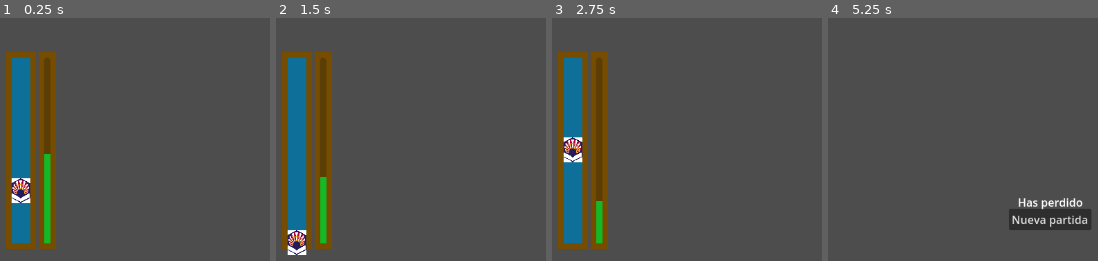
Above: before the commit, frames 1-4 (left to right).
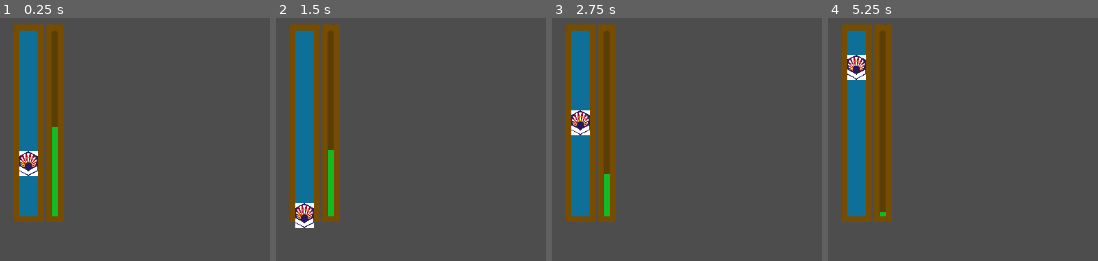
Above: after the commit, the same moments.

Repository: aulasoftwarelibre/CordobaPlayGame
Game: Godot game, scene res://minijuego.tscn
Same seed, same stepped clock (60 frames per second), same inputs: the game is played once before the commit and once after it.
Inputs:
- Up to frame 1 (0.25 s): no input
- Up to frame 2 (1.5 s): tap Enter at 0.5 s
- Up to frame 3 (2.75 s): no input
- Up to frame 4 (5.25 s): tap Space (Pescar, bound only after the commit) at 2.75, 4.15, 5 s; tap Enter at 3.5 s

The runs differ from the first frame. In frame 1, 16% of the frame differs, in the area x 2-24%, y 2-96%; in frame 2, 15%; in frame 3, 16%; in frame 4, 17%, in the area x 5-98%, y 2-88%.

Commit message:
fix: Added a Win Screen if the bar reach the 100%

Diff:
--- a/GameControl.gd
+++ b/GameControl.gd
@@ -1 +1,8 @@
 extends Control
+@onready var Barra=$HBoxContainer/Progreso/ColorRect/MarginContainer/ProgressBar
+
+func _process(delta):
+	if Input.is_action_pressed("Pescar"):
+		Barra.value+=0.35;
+	if Barra.value>=100:
+		get_tree().change_scene_to_file("res://WinScreen.tscn")
--- /dev/null
+++ b/WinScreen.tscn
@@ -0,0 +1,38 @@
+[gd_scene load_steps=2 format=3 uid="uid://ddva0x8jhdqnq"]
+
+[ext_resource type="Script" uid="uid://bmgpn551bqeft" path="res://game_over.gd" id="1_a03an"]
+
+[node name="HasPerdido" type="CanvasLayer"]
+script = ExtResource("1_a03an")
+
+[node name="VBoxContainer" type="VBoxContainer" parent="."]
+anchors_preset = -1
+anchor_left = 0.5
+anchor_top = 0.469
+anchor_right = 0.5
+anchor_bottom = 0.5
+offset_left = -20.0
+offset_top = 0.0879822
+offset_right = 20.0
+offset_bottom = 20.0
+grow_horizontal = 2
+grow_vertical = 2
+size_flags_horizontal = 4
+alignment = 1
+
+[node name="Label" type="Label" parent="VBoxContainer"]
+layout_mode = 2
+text = "Has Ganado"
+horizontal_alignment = 1
+
+[node name="Button" type="Button" parent="VBoxContainer/Label"]
+layout_mode = 0
+offset_left = -13.0
+offset_top = 21.0
+offset_right = 106.0
+offset_bottom = 52.0
+text = "Nueva partida
+"
+icon_alignment = 1
+
+[connection signal="button_down" from="VBoxContainer/Label/Button" to="." method="_on_button_button_down"]
--- a/minijuego.tscn
+++ b/minijuego.tscn
@@ -13,10 +13,10 @@
 anchors_preset = 15
 anchor_right = 1.0
 anchor_bottom = 1.0
-offset_left = -277.0
-offset_top = -93.0
-offset_right = -277.0
-offset_bottom = -93.0
+offset_left = -266.0
+offset_top = -132.0
+offset_right = -266.0
+offset_bottom = -132.0
 grow_horizontal = 2
 grow_vertical = 2
 scale = Vector2(1.00104, 1.05548)
--- a/project.godot
+++ b/project.godot
@@ -15,6 +15,14 @@
 config/features=PackedStringArray("4.4", "Forward Plus")
 config/icon="res://icon.svg"
 
+[input]
+
+Pescar={
+"deadzone": 0.2,
+"events": [Object(InputEventKey,"resource_local_to_scene":false,"resource_name":"","device":-1,"window_id":0,"alt_pressed":false,"shift_pressed":false,"ctrl_pressed":false,"meta_pressed":false,"pressed":false,"keycode":0,"physical_keycode":32,"key_label":0,"unicode":32,"location":0,"echo":false,"script":null)
+]
+}
+
 [rendering]
 
 textures/canvas_textures/default_texture_filter=0
